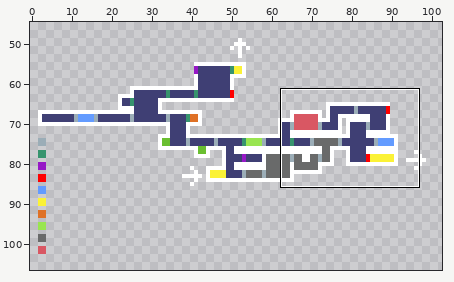
File history of a pixel-art file, Zhoyd/Assets/Sprites/Map_CrystaleumGorge.aseprite. Above, an overview of the earlier version with the close-up marked.
Close-up. Earlier state:
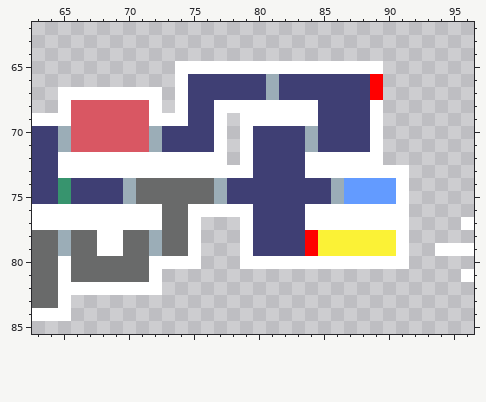
120x120 pixels, 1 frame. Shown: x 63..96, y 62..85. The wide view leaves out empty margins.
After the commit:
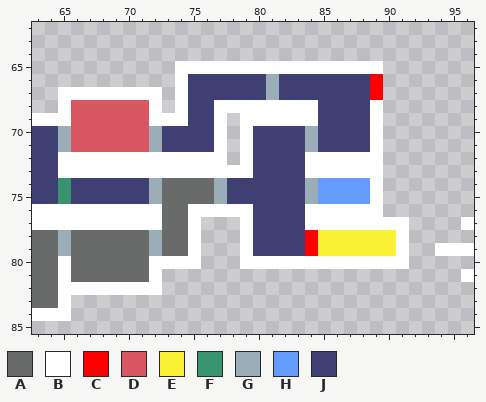
Palette (. is transparent): A #696a6a  B #ffffff  C #ff0000  D #d95763  E #fbf236  F #37946e  G #9badb7  H #639bff  J #3f3f74
Diff:
Changed rows in their new state; - is an unchanged pixel.
first column x 68:
73 ----------------------..
74 --JJG-----------GHH--B..
75 --JJG-----------GHH--B..
76 ----------------------..
78 AA----------------------
79 AA----------------------
